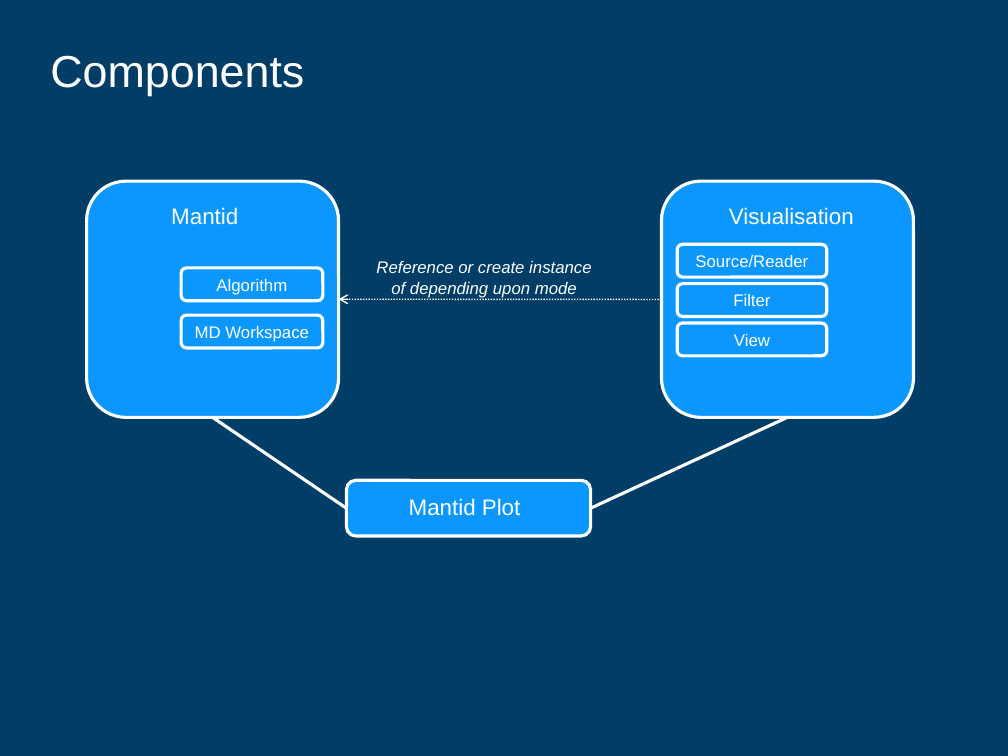
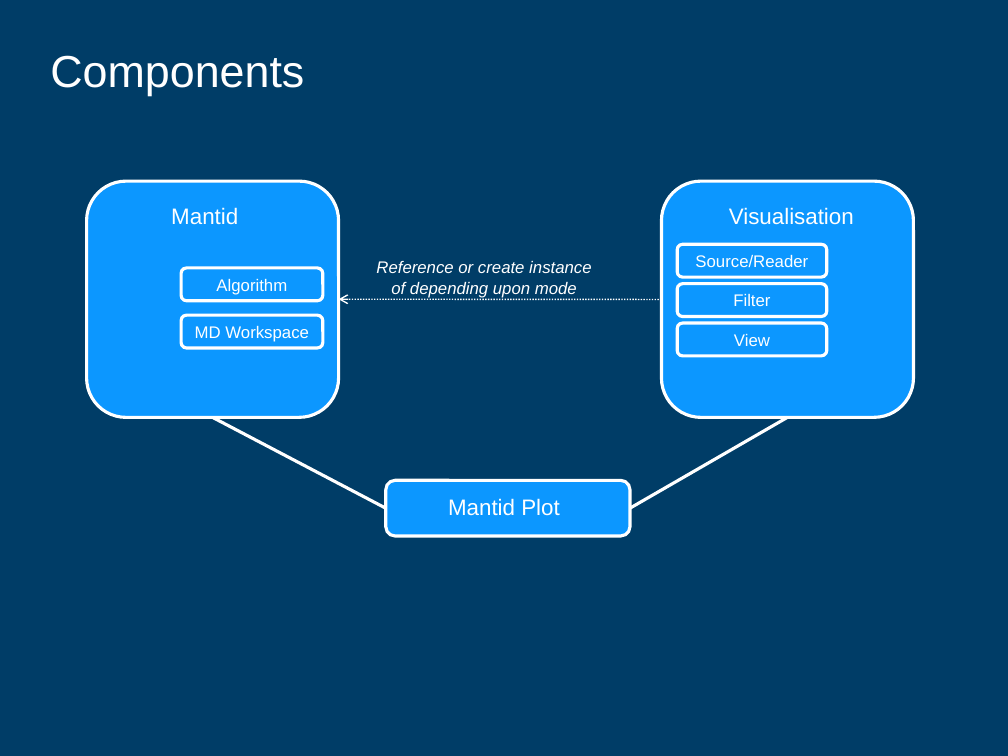
Before and after one commit to mantidproject/documents, a slide deck: slide 4 of Design/Visualisation_and_Analysis/VisualisationAndAnalysisArchitecture.ppt. Drawn at 1008x756 pixels with LibreOffice and Linux fonts; fonts in the diff are those of the drawing; background and template pictures are left out. Boxes give left, top, right and bottom in pixels: in the first picture for what was removed or moved away, otherwise in the second. Text is boxed around its words. In the diff, an @@ line names an element or a change of style, - is before the commit and + after.

```diff
--- a/Design/Visualisation_and_Analysis/VisualisationAndAnalysisArchitecture.ppt
+++ b/Design/Visualisation_and_Analysis/VisualisationAndAnalysisArchitecture.ppt
@@ line moved from (213, 417) - (347, 508) to (213, 417) - (386, 508) @@
@@ line moved from (591, 508) - (787, 417) to (630, 508) - (787, 417) @@
@@ rounded rectangle: place and size @@
-rounded rectangle at <box>347,481,591,536</box>
+rounded rectangle at <box>386,481,630,536</box>
@@ text "Mantid Plot": place and size @@
-text "Mantid Plot" at <box>409,498,520,516</box>
+text "Mantid Plot" at <box>448,498,559,516</box>
```
Also in this commit, not shown: 5 slides added.
